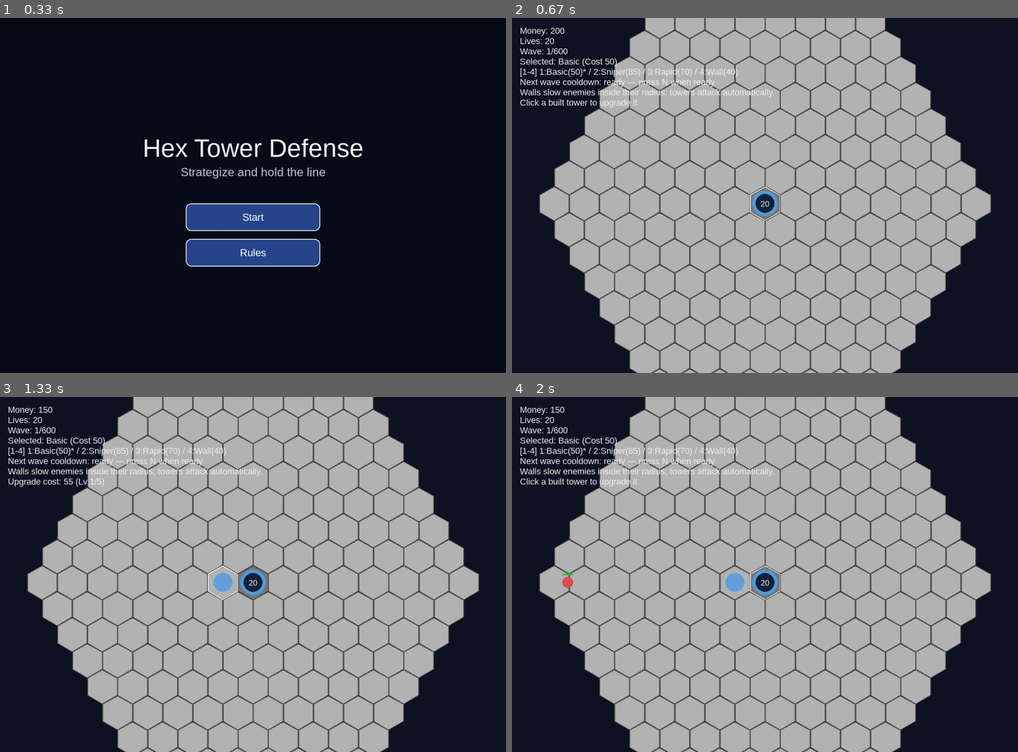
Above: before the commit, frames 1-4 (two rows, left to right).
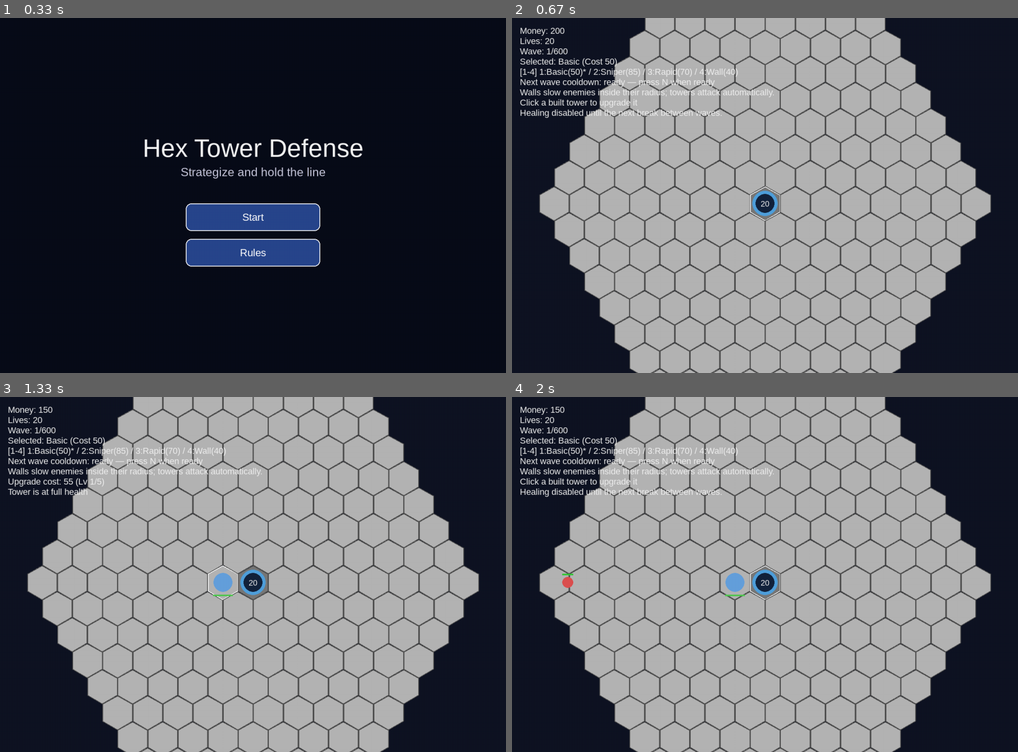
Above: after the commit, the same moments.

Repository: Ahnd6474/Programming2
Game: pygame game, started from Tower Defense/main.py
The game is run twice, just before and just after one commit, with the same random seed, the same clock (stepped at 60 frames per second) and the same inputs.
Inputs (mouse positions are in pixels of both pictures, inside the frame that each line leads up to):
- Up to frame 1 (0.33 s): no input
- Up to frame 2 (0.67 s): click "Start" at 0.38 s
- Up to frame 3 (1.33 s): hold H 0.67-1.13 s; hold Right 0.67-1.13 s; move the mouse to (232, 588) at 0.7 s; tap Enter at 1.17 s
- Up to frame 4 (2 s): hold H 1.5-1.97 s; hold Right 1.5-1.97 s

Frame 1 is identical in both runs. In frame 2, 0.3% of the frame differs, in the area x 1-42%, y 25-29%; in frame 3, 0.2%; in frame 4, 0.3%, in the area x 1-46%, y 25-57%.

Commit message:
Add enemy attacks and tower healing mechanics

Diff:
--- a/Tower Defense/main.py
+++ b/Tower Defense/main.py
@@ -162,6 +162,12 @@
     reward: int
     color: Color
     radius: int
+    melee_damage: int
+    melee_range: float
+    melee_cooldown: float
+    ranged_damage: int
+    ranged_range: float
+    ranged_cooldown: float
 
 
 class Enemy(pygame.sprite.Sprite):
@@ -187,12 +193,16 @@
         self.rect = self.image.get_rect(center=self.path[0])
         self.pos = pygame.Vector2(self.rect.center)
         self.game: Optional["Game"] = None
+        self.melee_timer = 0.0
+        self.ranged_timer = 0.0
 
     def update(self, dt: float, game: "Game") -> None:
         if self.current_index >= len(self.path):
             game.lives -= 1
             self.kill()
             return
+        self.melee_timer += dt
+        self.ranged_timer += dt
         target = pygame.Vector2(self.path[self.current_index])
         direction = target - self.pos
         distance = direction.length()
@@ -207,6 +217,7 @@
         effective_speed = self.base_speed * game.get_speed_modifier(self.pos)
         self.pos += direction * effective_speed * dt
         self.rect.center = self.pos
+        self.try_attack_towers(game)
 
     def take_damage(self, amount: float, game: "Game") -> None:
         self.hp -= amount
@@ -223,6 +234,31 @@
         inner = bar_rect.copy()
         inner.width = int(bar_w * ratio)
         pygame.draw.rect(surface, (50, 200, 50), inner)
+
+    def try_attack_towers(self, game: "Game") -> None:
+        if not game.towers:
+            return
+        closest = None
+        closest_dist = float("inf")
+        for tower in game.towers:
+            dist = pygame.Vector2(tower.rect.center).distance_to(self.rect.center)
+            if dist < closest_dist:
+                closest = tower
+                closest_dist = dist
+        if closest is None:
+            return
+        if (
+            closest_dist <= self.enemy_type.melee_range
+            and self.melee_timer >= self.enemy_type.melee_cooldown
+        ):
+            closest.take_damage(self.enemy_type.melee_damage)
+            self.melee_timer = 0.0
+        elif (
+            closest_dist <= self.enemy_type.ranged_range
+            and self.ranged_timer >= self.enemy_type.ranged_cooldown
+        ):
+            closest.take_damage(self.enemy_type.ranged_damage)
+            self.ranged_timer = 0.0
 
 
 class Projectile(pygame.sprite.Sprite):
@@ -264,6 +300,7 @@
     is_wall: bool = False
     slow_factor: float = 1.0
     slow_radius: float = 0.0
+    max_hp: int = 160
 
 
 class Tower(pygame.sprite.Sprite):
@@ -279,6 +316,8 @@
         self.level = 1
         self.max_level = 5
         self.is_wall = tower_type.is_wall
+        self.max_hp = tower_type.max_hp if not self.is_wall else tower_type.max_hp + 60
+        self.hp = self.max_hp
         self.image = pygame.Surface((50, 50), pygame.SRCALPHA)
         pygame.draw.circle(self.image, tower_type.color, (25, 25), 24)
         self.rect = self.image.get_rect(center=tile.center)
@@ -321,6 +360,29 @@
             self.damage *= 1.18
             self.fire_rate = max(0.2, self.fire_rate * 0.92)
 
+    def take_damage(self, amount: float) -> None:
+        self.hp -= amount
+        if self.hp <= 0:
+            self.destroy()
+
+    def heal(self, amount: float) -> None:
+        self.hp = min(self.max_hp, self.hp + amount)
+
+    def destroy(self) -> None:
+        if self.tile.tower is self:
+            self.tile.tower = None
+        self.kill()
+
+    def draw_health(self, surface: pygame.Surface) -> None:
+        bar_w = self.rect.width
+        ratio = max(self.hp, 0) / self.max_hp
+        bar_rect = pygame.Rect(0, 0, bar_w, 4)
+        bar_rect.midtop = (self.rect.centerx, self.rect.bottom + 6)
+        pygame.draw.rect(surface, (40, 40, 40), bar_rect)
+        inner = bar_rect.copy()
+        inner.width = int(bar_w * ratio)
+        pygame.draw.rect(surface, (80, 200, 80), inner)
+
 
 TOWER_TYPES: Dict[str, TowerType] = {
     "basic": TowerType(
@@ -331,6 +393,7 @@
         damage=20,
         projectile_speed=320,
         color=(100, 160, 220),
+        max_hp=160,
     ),
     "sniper": TowerType(
         name="Sniper",
@@ -340,6 +403,7 @@
         damage=40,
         projectile_speed=420,
         color=(220, 200, 120),
+        max_hp=140,
     ),
     "rapid": TowerType(
         name="Rapid",
@@ -349,6 +413,7 @@
         damage=12,
         projectile_speed=360,
         color=(150, 220, 140),
+        max_hp=150,
     ),
     "wall": TowerType(
         name="Wall",
@@ -361,14 +426,54 @@
         is_wall=True,
         slow_factor=0.35,
         slow_radius=65,
+        max_hp=200,
     ),
 }
 
 
 ENEMY_TYPES: Dict[str, EnemyType] = {
-    "grunt": EnemyType("Grunt", speed=60, hp=60, reward=18, color=(220, 80, 80), radius=14),
-    "swift": EnemyType("Swift", speed=95, hp=45, reward=15, color=(120, 200, 140), radius=13),
-    "tank": EnemyType("Tank", speed=40, hp=130, reward=35, color=(170, 140, 220), radius=16),
+    "grunt": EnemyType(
+        "Grunt",
+        speed=60,
+        hp=60,
+        reward=18,
+        color=(220, 80, 80),
+        radius=14,
+        melee_damage=8,
+        melee_range=26,
+        melee_cooldown=1.1,
+        ranged_damage=5,
+        ranged_range=140,
+        ranged_cooldown=2.4,
+    ),
+    "swift": EnemyType(
+        "Swift",
+        speed=95,
+        hp=45,
+        reward=15,
+        color=(120, 200, 140),
+        radius=13,
+        melee_damage=6,
+        melee_range=26,
+        melee_cooldown=0.8,
+        ranged_damage=4,
+        ranged_range=120,
+        ranged_cooldown=1.8,
+    ),
+    "tank": EnemyType(
+        "Tank",
+        speed=40,
+        hp=130,
+        reward=35,
+        color=(170, 140, 220),
+        radius=16,
+        melee_damage=14,
+        melee_range=32,
+        melee_cooldown=1.3,
+        ranged_damage=9,
+        ranged_range=170,
+        ranged_cooldown=2.8,
+    ),
 }
 
 
@@ -533,6 +638,7 @@
             "Building: click a tile or press Space/Enter to build the selected item.",
             "Navigation: move the selector with arrows, WASD, or Q/E diagonals.",
             "Numbers: change build type with 1-9. Click an existing tower to upgrade it.",
+            "Breaks: towers can be healed with H during wave breaks using coins.",
         ]
         self.intro_buttons = {
             "start": pygame.Rect(WIDTH // 2 - 170, HEIGHT // 2 + 20, 340, 70),
@@ -615,6 +721,8 @@
             elif event.key in (pygame.K_SPACE, pygame.K_RETURN):
                 if self.selected_tile:
                     self.try_build_tower(self.selected_tile)
+            elif event.key == pygame.K_h:
+                self.try_heal_selected_tower()
             elif pygame.K_1 <= event.key <= pygame.K_9:
                 index = event.key - pygame.K_1
                 if index < len(self.tower_keys):
@@ -674,6 +782,28 @@
         self.money -= cost
         tower.upgrade()
 
+    def heal_cost(self, tower: Tower) -> int:
+        missing_hp = tower.max_hp - tower.hp
+        return max(1, math.ceil(missing_hp / 10))
+
+    def can_heal_towers(self) -> bool:
+        return not self.wave_manager.active and self.wave_manager.cooldown_remaining > 0
+
+    def try_heal_selected_tower(self) -> None:
+        if not self.selected_tile or not self.selected_tile.tower:
+            return
+        if not self.can_heal_towers():
+            return
+        tower = self.selected_tile.tower
+        missing_hp = tower.max_hp - tower.hp
+        if missing_hp <= 0:
+            return
+        cost = self.heal_cost(tower)
+        if self.money < cost:
+            return
+        self.money -= cost
+        tower.heal(missing_hp)
+
     def get_speed_modifier(self, position: pygame.Vector2) -> float:
         modifier = 1.0
         for tower in self.towers:
@@ -719,6 +849,8 @@
         self.projectiles.draw(self.screen)
         for enemy in self.enemies:
             enemy.draw_health(self.screen)
+        for tower in self.towers:
+            tower.draw_health(self.screen)
         self.draw_ui()
 
     def draw_ui(self) -> None:
@@ -734,6 +866,9 @@
             "ready" if self.wave_manager.cooldown_remaining <= 0 else f"{self.wave_manager.cooldown_remaining:0.1f}s"
         )
         upgrade_text = "Click a built tower to upgrade it"
+        heal_text = "Healing available only during breaks (H key)."
+        if not self.can_heal_towers():
+            heal_text = "Healing disabled until the next break between waves."
         if self.selected_tile and self.selected_tile.tower:
             tower = self.selected_tile.tower
             if tower.level >= tower.max_level:
@@ -742,6 +877,12 @@
                 upgrade_text = (
                     f"Upgrade cost: {tower.upgrade_cost()} (Lv {tower.level}/{tower.max_level})"
                 )
+            missing_hp = tower.max_hp - tower.hp
+            if missing_hp > 0:
+                heal_cost = self.heal_cost(tower)
+                heal_text = f"Heal (H) costs {heal_cost} to restore {missing_hp} HP during breaks"
+            else:
+                heal_text = "Tower is at full health"
         texts = [
             f"Money: {self.money}",
             f"Lives: {self.lives}",
@@ -751,6 +892,7 @@
             f"Next wave cooldown: {cooldown} — press N when ready",
             "Walls slow enemies inside their radius; towers attack automatically.",
             upgrade_text,
+            heal_text,
         ]
         for i, text in enumerate(texts):
             label = self.font.render(text, True, (240, 240, 240))
